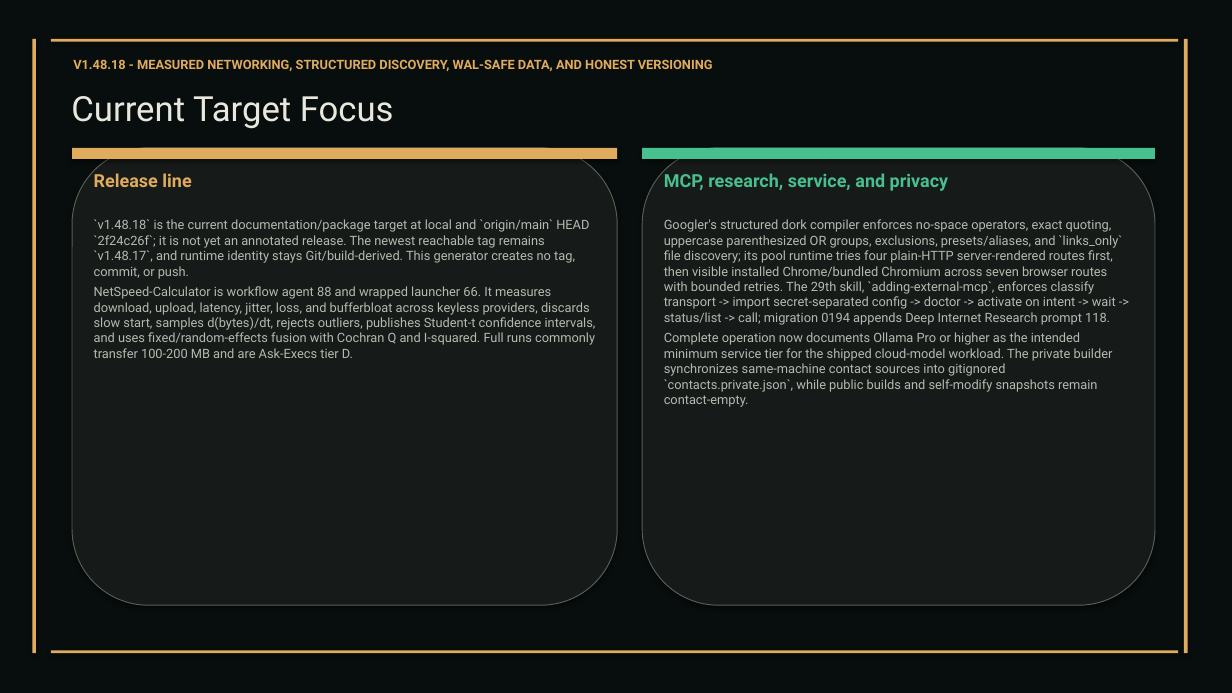
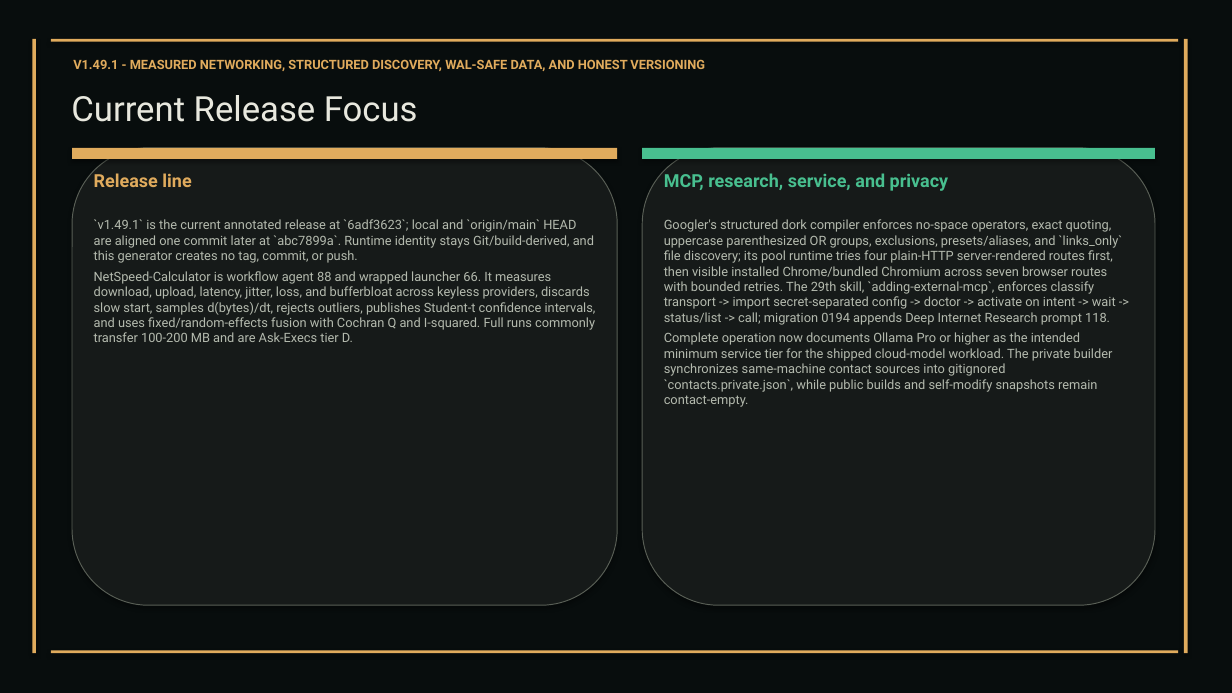
Before and after one commit to XAIHT/Tlamatini, a slide deck: slide 24 of Tlamatini_eXtended_Artificial_Intelligence_Humanly_Tempered.pptx. Drawn at 1232x693 pixels with LibreOffice and Linux fonts; fonts in the diff are those of the drawing. Boxes give left, top, right and bottom in pixels: in the first picture for what was removed or moved away, otherwise in the second. Text is boxed around its words. In the diff, an @@ line names an element or a change of style, - is before the commit and + after.

```diff
--- a/Tlamatini_eXtended_Artificial_Intelligence_Humanly_Tempered.pptx
+++ b/Tlamatini_eXtended_Artificial_Intelligence_Humanly_Tempered.pptx
@@ text at <box>73,59,705,71</box>: text changed @@
-V1.48.18 - MEASURED NETWORKING, STRUCTURED DISCOVERY, WAL-SAFE DATA, AND HONEST VERSIONING
+V1.49.1 - MEASURED NETWORKING, STRUCTURED DISCOVERY, WAL-SAFE DATA, AND HONEST VERSIONING
@@ text at <box>71,95,418,122</box>: text changed @@
-Current Target Focus
+Current Release Focus
@@ text at <box>94,219,594,263</box>: text changed @@
-`v1.48.18` is the current documentation/package target at local and `origin/main` HEAD `2f24c26f`; it is not yet an annotated release. The newest reachable tag remains `v1.48.17`, and runtime identity stays Git/build-derived. This generator creates no tag, commit, or push.
+`v1.49.1` is the current annotated release at `6adf3623`; local and `origin/main` HEAD are aligned one commit later at `abc7899a`. Runtime identity stays Git/build-derived, and this generator creates no tag, commit, or push.
```
Also in this commit, not shown: 119 other slides changed, 1 slide added, 2 slides removed, 25 other files.
